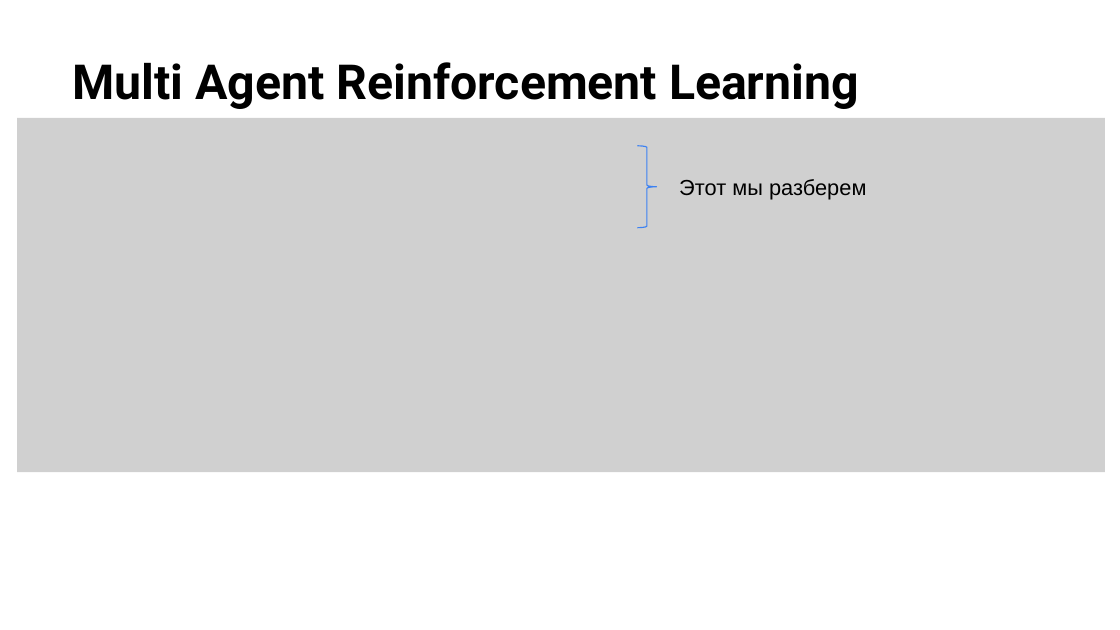
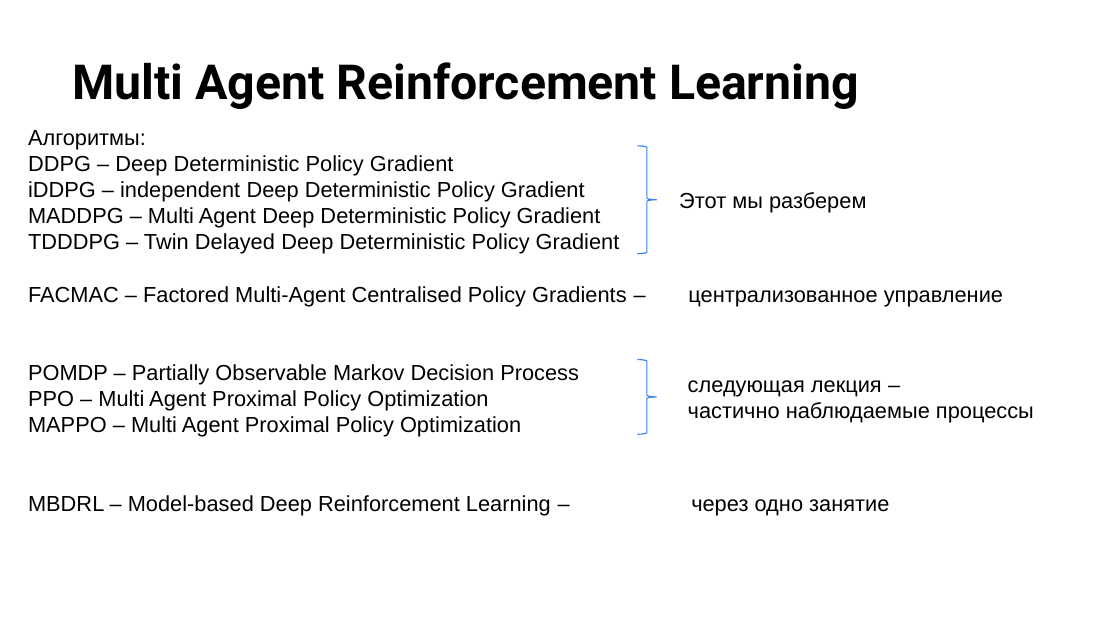
Before and after one commit to stureiko/Otus_lectures, a slide deck: slide 15 of RL/03 - Продвинутые темы Reinforcement Learning/03 - 02 Multiagent learning (MARL - DDPG)/MARL DDPG.pptx (slide 14 before the commit). Drawn at 1120x630 pixels with LibreOffice and Linux fonts; fonts in the diff are those of the drawing; grey boxes stand for pictures; background and template pictures are left out. Boxes give left, top, right and bottom in pixels: in the first picture for what was removed or moved away, otherwise in the second. Text is boxed around its words. In the diff, an @@ line names an element or a change of style, - is before the commit and + after.

Commit message:
Course RL, lesson Multiagent learning.

```diff
--- a/RL/03 - Продвинутые темы Reinforcement Learning/03 - 02 Multiagent learning (MARL - DDPG)/MARL DDPG.pptx
+++ b/RL/03 - Продвинутые темы Reinforcement Learning/03 - 02 Multiagent learning (MARL - DDPG)/MARL DDPG.pptx
@@ picture removed at [17,118,1104,472] @@
@@ text added at [28,130,1003,516], 14 pt, text #000000 @@
+Алгоритмы:
+DDPG – Deep Deterministic Policy Gradient
+iDDPG – independent Deep Deterministic Policy Gradient
+MADDPG – Multi Agent Deep Deterministic Policy Gradient
+TDDDPG – Twin Delayed Deep Deterministic Policy Gradient
+FACMAC – Factored Multi-Agent Centralised Policy Gradients – централизованное управление
+POMDP – Partially Observable Markov Decision Process
+PPO – Multi Agent Proximal Policy Optimization
+MAPPO – Multi Agent Proximal Policy Optimization
+MBDRL – Model-based Deep Reinforcement Learning – через одно занятие
@@ right brace: place and size @@
-right brace at [637,146,656,227]
+right brace at [637,146,656,253]
@@ text "Этот мы разберем": place and size @@
-text "Этот мы разберем" at [679,179,866,200]
+text "Этот мы разберем" at [679,192,866,212]
@@ right brace added at [637,360,656,435], outline #3C81F3 0.75 pt @@
@@ text added at [688,380,1034,423], 14 pt, text #000000 @@
+следующая лекция –
+частично наблюдаемые процессы
```
Also in this commit, not shown: 10 other slides changed, 5 slides added, 3 slides removed, 1 other file.
